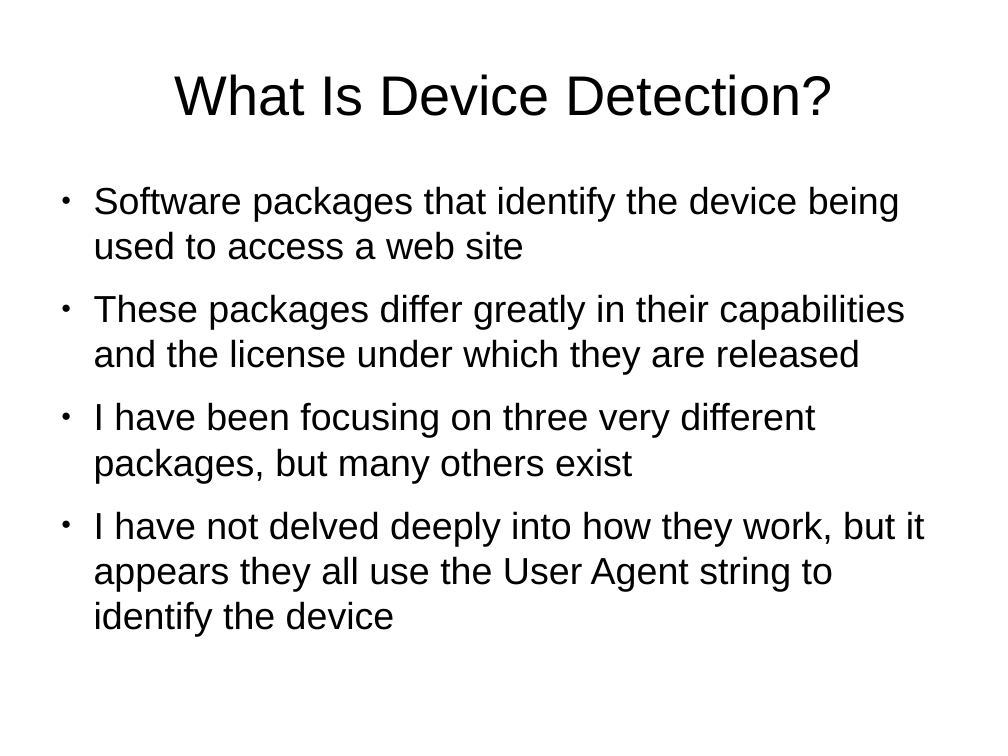
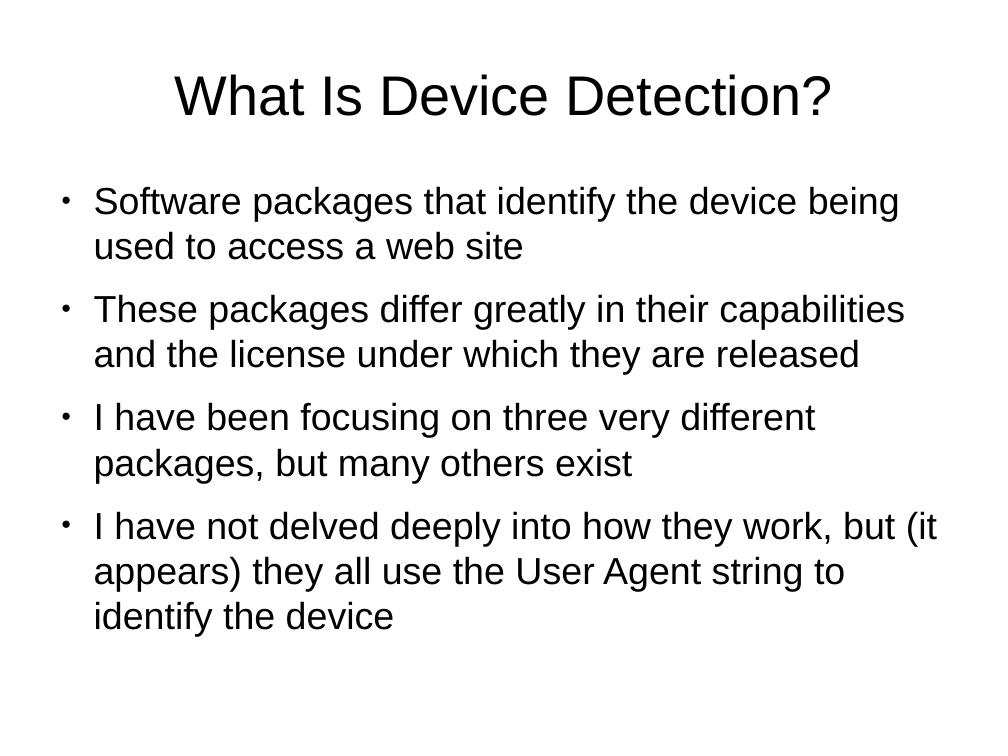
Before and after one commit to tomwhartung/jmws_accoutrements, a slide deck: slide 5 of presentations/2015_09-Joomla/Device_Detection-In_Protostar_and_Beez3.odp. Drawn at 1008x756 pixels with LibreOffice and Linux fonts; fonts in the diff are those of the drawing. Boxes give left, top, right and bottom in pixels: in the first picture for what was removed or moved away, otherwise in the second. Text is boxed around its words. In the diff, an @@ line names an element or a change of style, - is before the commit and + after.

```diff
--- a/presentations/2015_09-Joomla/Device_Detection-In_Protostar_and_Beez3.odp
+++ b/presentations/2015_09-Joomla/Device_Detection-In_Protostar_and_Beez3.odp
@@ text at [94, 511, 937, 636]: text changed @@
-● I have not delved deeply into how they work, but it appears they all use the User Agent string to identify the device
+● I have not delved deeply into how they work, but (it appears) they all use the User Agent string to identify the device
```
Also in this commit, not shown: 15 other slides changed, 2 slides added, 1 slide removed.
